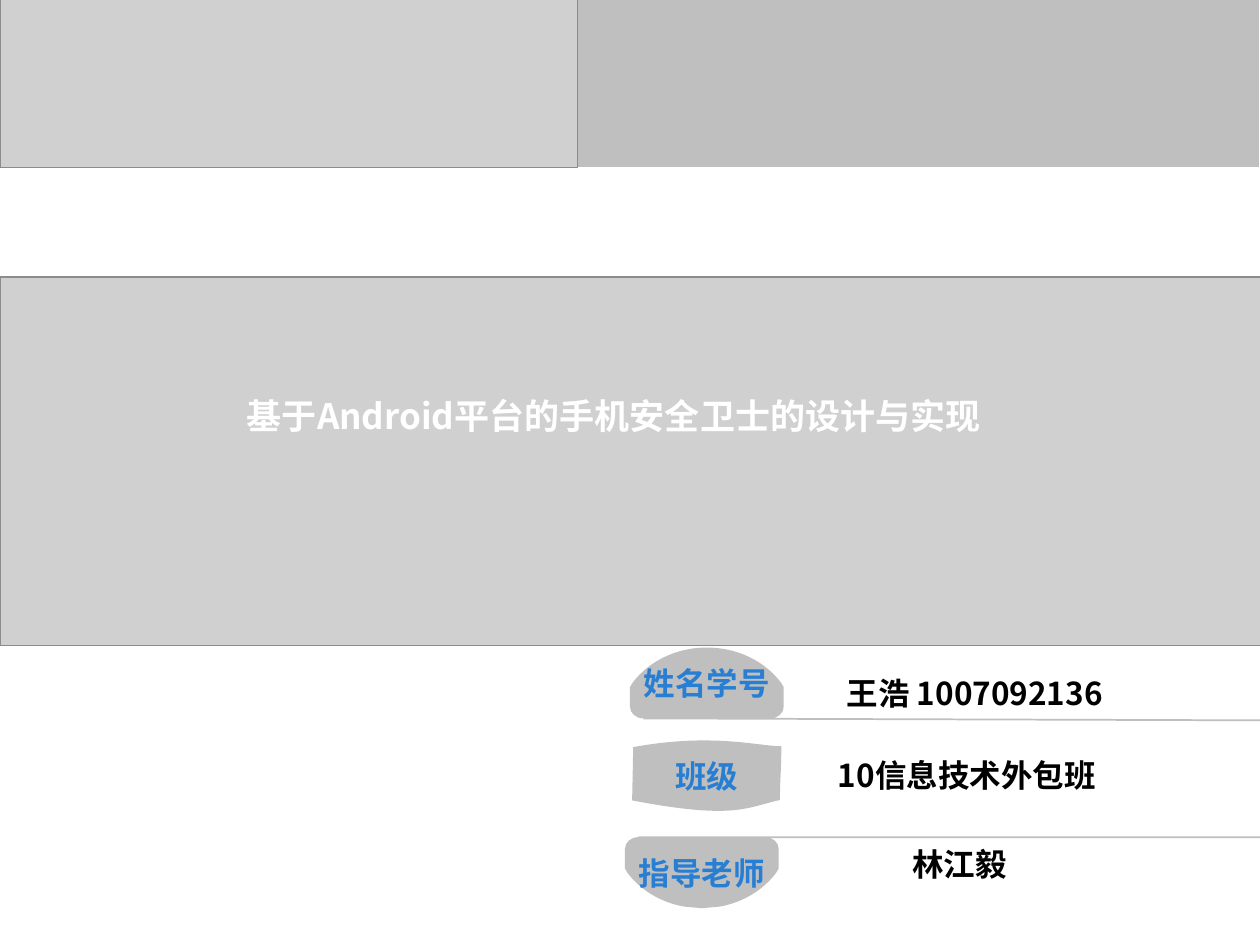
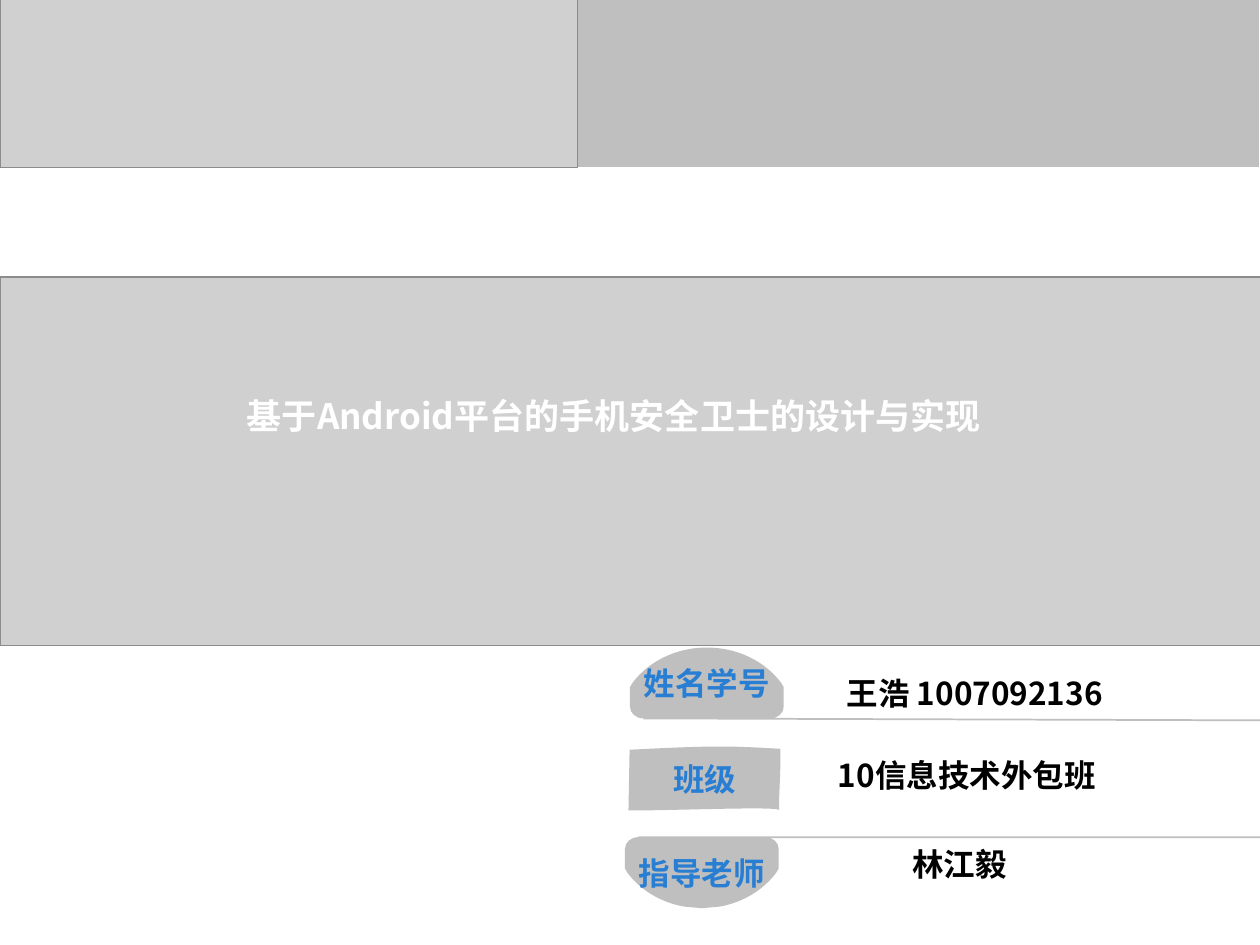
Before and after one commit to bingoogolapple/Graduation-Design, a slide deck: slide 1 of 资料/文档/王浩-终期/王浩-预答辩.ppt. Drawn at 1260x945 pixels with LibreOffice and Linux fonts; fonts in the diff are those of the drawing; grey boxes stand for pictures. Boxes give left, top, right and bottom in pixels: in the first picture for what was removed or moved away, otherwise in the second. Text is boxed around its words. In the diff, an @@ line names an element or a change of style, - is before the commit and + after.

```diff
--- a/资料/文档/王浩-终期/王浩-预答辩.ppt
+++ b/资料/文档/王浩-终期/王浩-预答辩.ppt
@@ freeform shape "班级": place and size @@
-freeform shape "班级" at (633,741,781,811)
+freeform shape "班级" at (629,747,781,811)
```
Also in this commit, not shown: 2 other slides changed, 12 other files.
